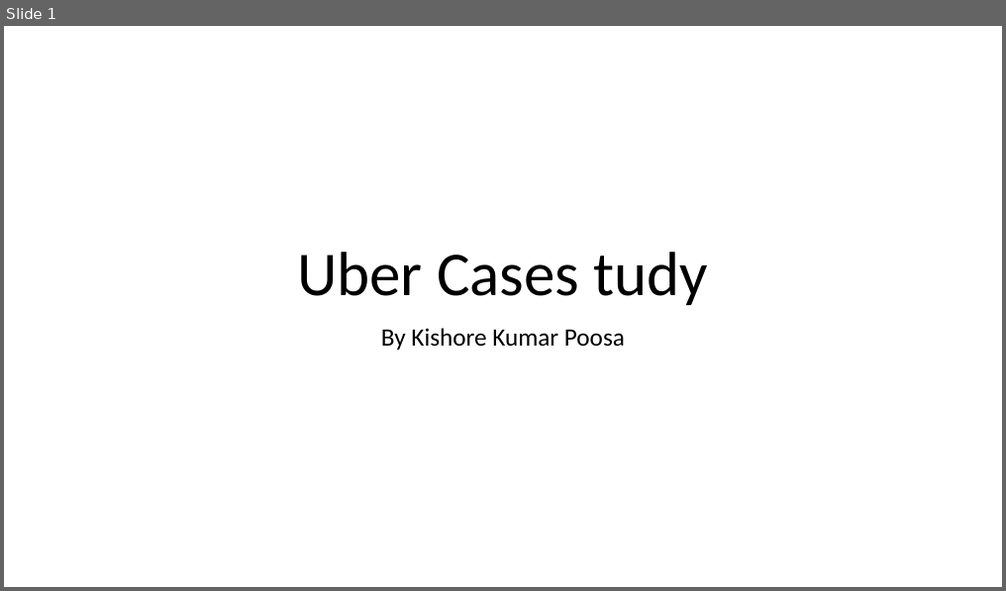
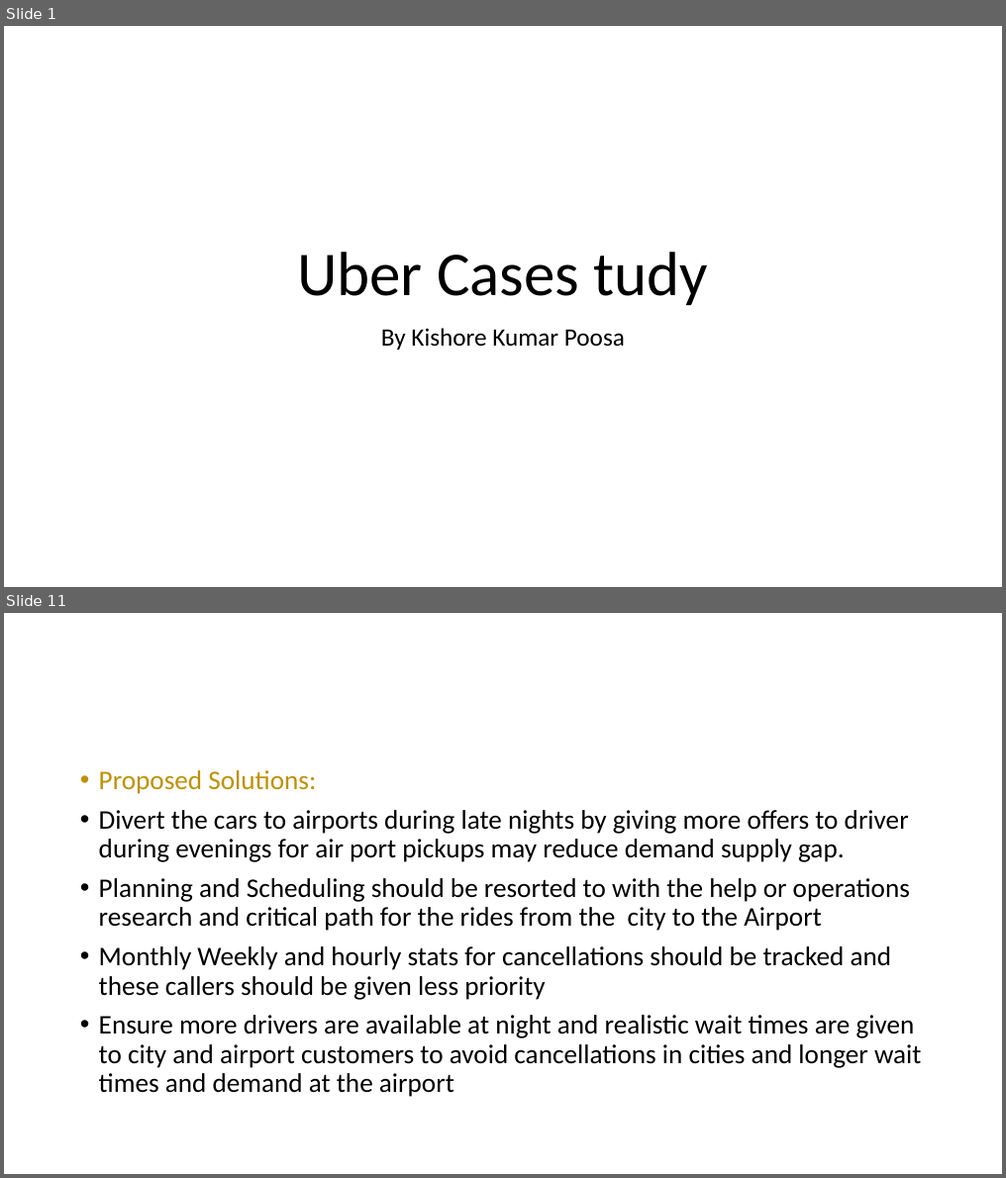
Before and after one commit to kishore3886/Uber_Case_Study, a slide deck: Uber_Case_Study.pptx. Shown one above the other, each under a label of ours: slide 1 before the commit, slides 1 and 11 after it; the slides between them are not shown. The pictures are 1006x591 and 1006x1178 pixels, drawn with LibreOffice and Linux fonts; fonts in the diff are those of the drawing. Boxes give left, top, right and bottom in pixels: in the first picture for what was removed or moved away, otherwise in the second. Text is boxed around its words. In the diff, an @@ line names an element or a change of style, - is before the commit and + after.

```diff
--- a/Uber_Case_Study.pptx
+++ b/Uber_Case_Study.pptx
@@ slide 11 added at [4,613,1002,1174], background #FFFFFF @@
@@ text added at [99,770,921,1097], 25.9 pt, text #000000 @@
+• Proposed Solutions:
+• Divert the cars to airports during late nights by giving more offers to driver during evenings for air port pickups may reduce demand supply gap.
+• Planning and Scheduling should be resorted to with the help or operations research and critical path for the rides from the city to the Airport
+• Monthly Weekly and hourly stats for cancellations should be tracked and these callers should be given less priority
+• Ensure more drivers are available at night and realistic wait times are given to city and airport customers to avoid cancellations in cities and longer wait times and demand at the airport
```
Also in this commit, not shown: 3 slides changed, 6 other slides added, 2 slides removed, 6 other files.
